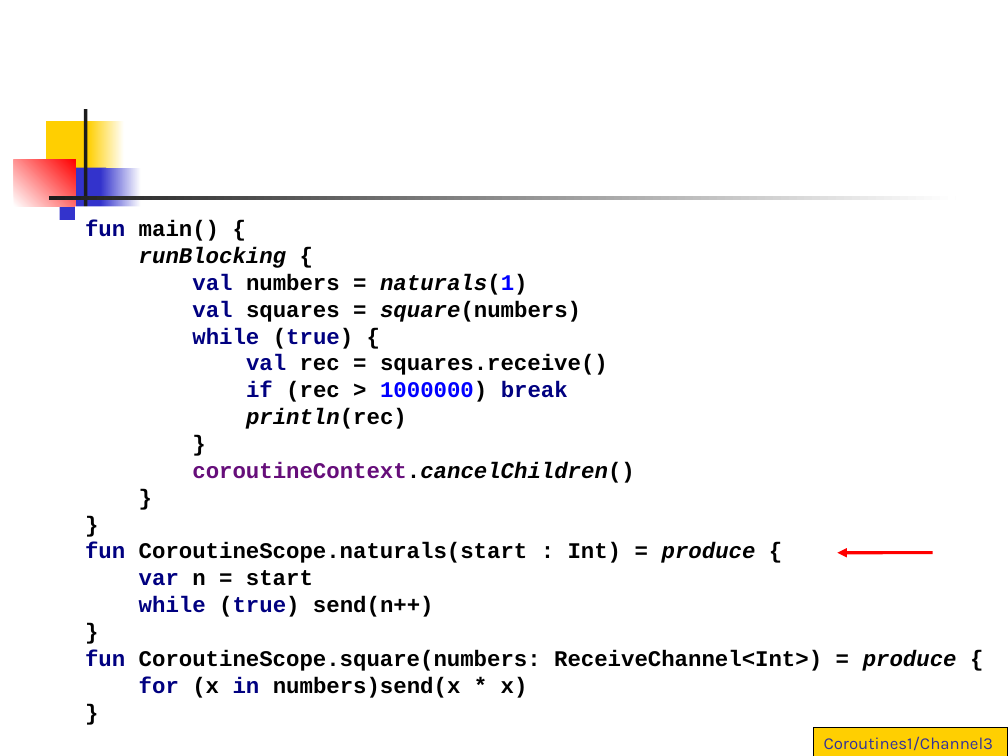
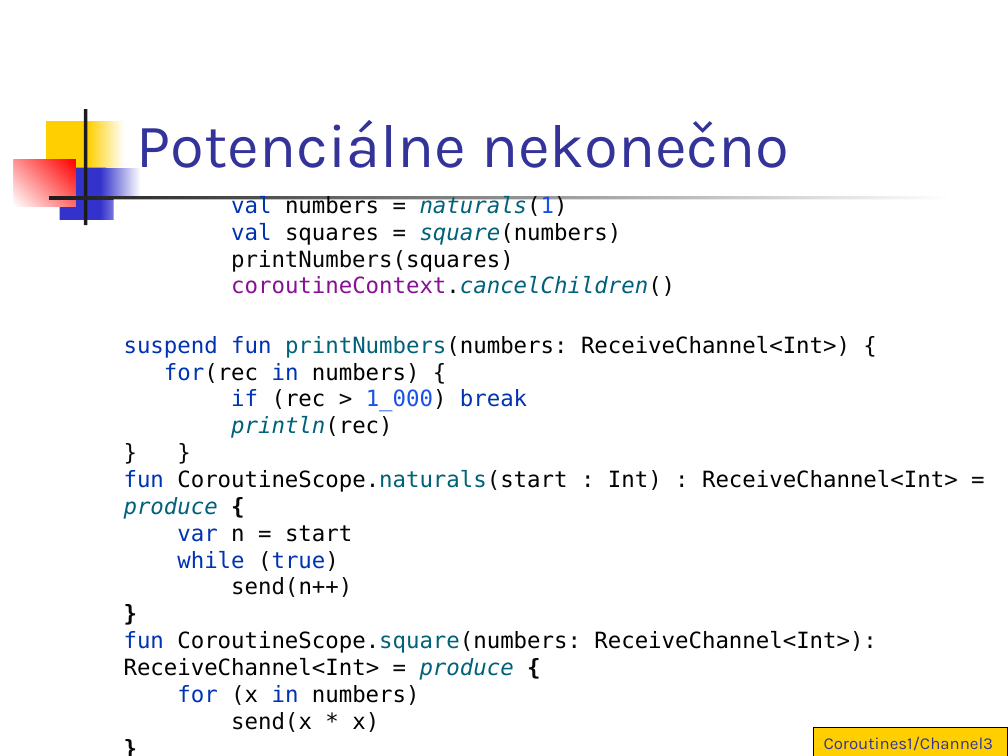
Before and after one commit to vmandro/Prednasky, a slide deck: slide 12 of 10/10_Cvicenie.ppt (slide 11 before the commit). Drawn at 1008x756 pixels with LibreOffice and Linux fonts; fonts in the diff are those of the drawing. Boxes give left, top, right and bottom in pixels: in the first picture for what was removed or moved away, otherwise in the second. Text is boxed around its words. In the diff, an @@ line names an element or a change of style, - is before the commit and + after.

```diff
--- a/10/10_Cvicenie.ppt
+++ b/10/10_Cvicenie.ppt
@@ title added at <box>137,120,789,168</box>, 44 pt, text #333399 @@
+Potenciálne nekonečno
@@ rectangle "val numbers = naturals(1) val ...": place and size @@
-rectangle "val numbers = naturals(1) val ..." at <box>85,220,957,698</box>
+rectangle "val numbers = naturals(1) val ..." at <box>114,200,999,753</box>
@@ text in rectangle at <box>124,196,958,732</box>: text changed; font Courier New to DejaVu Sans Mono; bold off @@
-fun main() {
-runBlocking {
-val numbers = naturals(1)
-val squares = square(numbers)
-while (true) {
-val rec = squares.receive()
-if (rec > 1000000) break
-println(rec)
-}
-coroutineContext.cancelChildren()
-}
-}
-fun CoroutineScope.naturals(start : Int) = produce {
-var n = start
-while (true) send(n++)
-}
-fun CoroutineScope.square(numbers: ReceiveChannel<Int>) = produce {
-for (x in numbers)send(x * x)
-}
+val numbers = naturals(1)
+val squares = square(numbers)
+printNumbers(squares)
+coroutineContext.cancelChildren()
+suspend fun printNumbers(numbers: ReceiveChannel<Int>) {
+for(rec in numbers) {
+if (rec > 1_000) break
+println(rec)
+} }
+fun CoroutineScope.naturals(start : Int) : ReceiveChannel<Int> = produce {
+var n = start
+while (true)
+send(n++)
+}
+fun CoroutineScope.square(numbers: ReceiveChannel<Int>): ReceiveChannel<Int> = produce {
+for (x in numbers)
+send(x * x)
+}
@@ arrow removed from (932, 552) to (838, 552) @@
```
Also in this commit, not shown: 6 other slides changed, 2 slides added, 2 other files.
